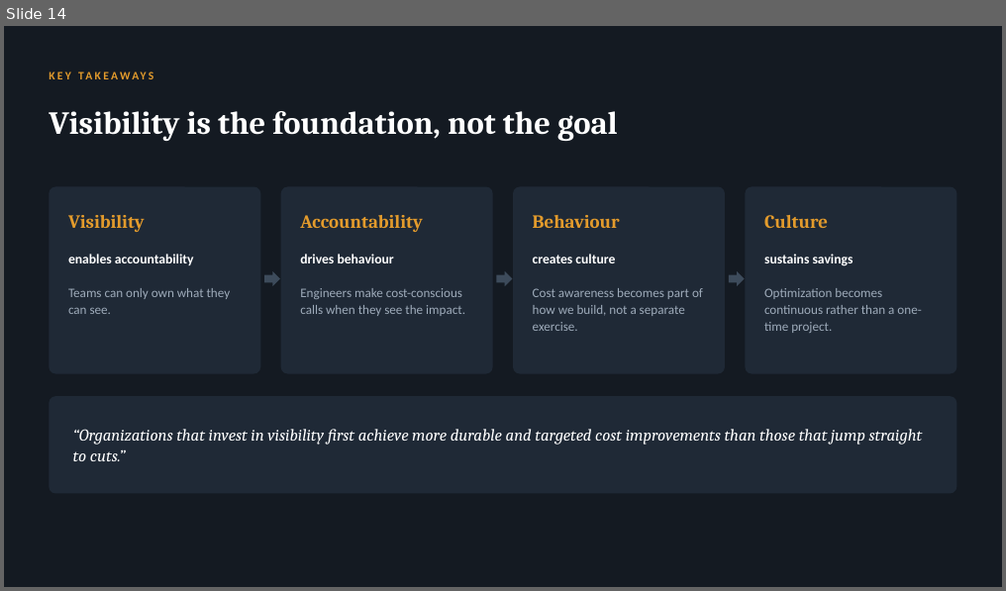
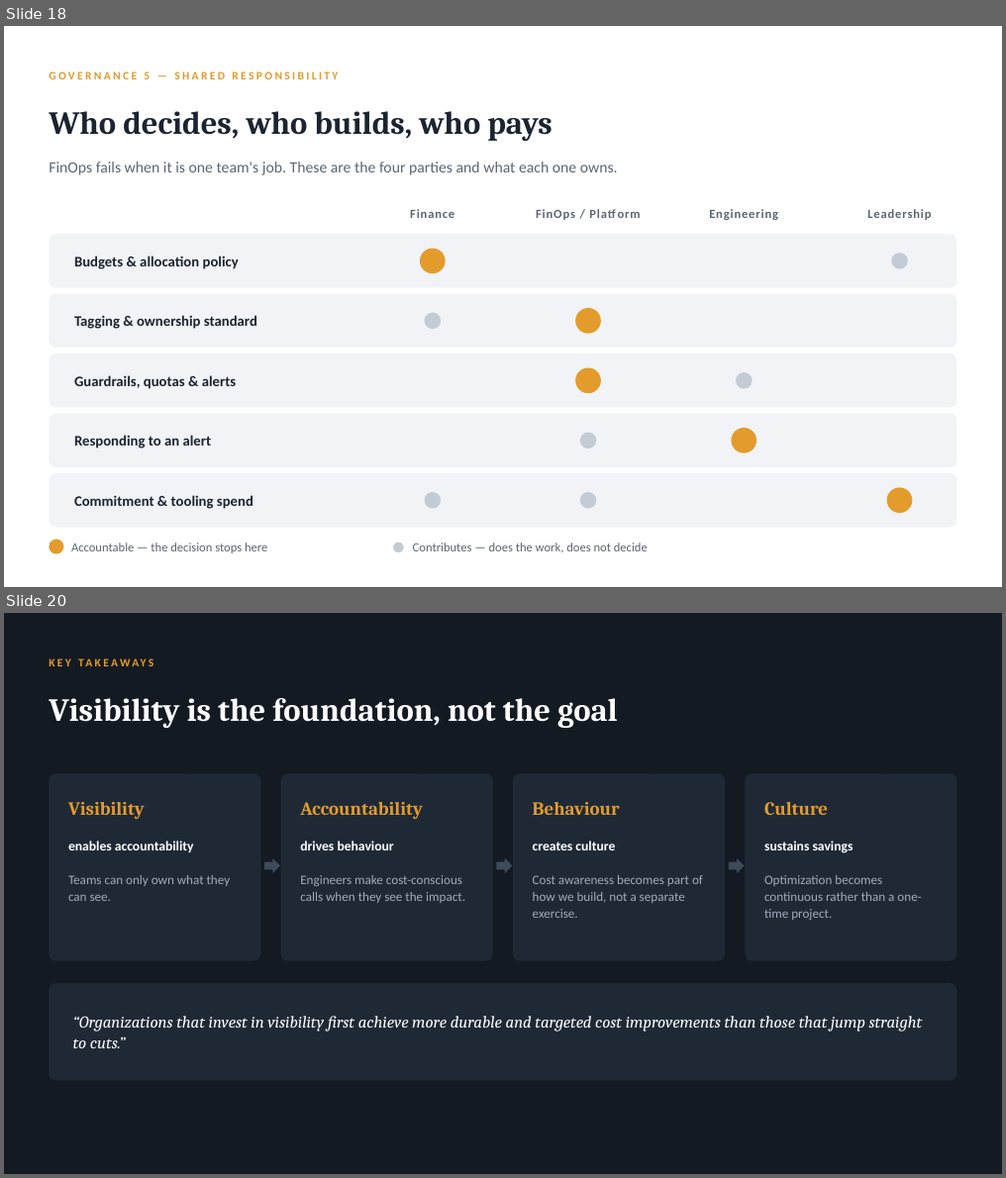
Before and after one commit to arielga5-code/Finops, a slide deck: presentations/finops-gaining-visibility.pptx. Shown one above the other, each under a label of ours: slide 14 before the commit, slides 18 and 20 after it; the slides between them are not shown. The pictures are 1006x591 and 1006x1178 pixels, drawn with LibreOffice and Linux fonts; fonts in the diff are those of the drawing. Boxes give left, top, right and bottom in pixels: in the first picture for what was removed or moved away, otherwise in the second. Text is boxed around its words. In the diff, an @@ line names an element or a change of style, - is before the commit and + after.

```diff
--- a/presentations/finops-gaining-visibility.pptx
+++ b/presentations/finops-gaining-visibility.pptx
@@ slide 18 added at (4, 26, 1002, 587), background #FFFFFF @@
@@ text added at (49, 72, 338, 79), 11 pt, text #E39B2C, bold @@
+GOVERNANCE 5 — SHARED RESPONSIBILITY
@@ text added at (49, 111, 552, 141), 31 pt, text #1B2430, bold @@
+Who decides, who builds, who pays
@@ text added at (49, 162, 618, 175), 15 pt, text #5C6675 @@
+FinOps fails when it is one team's job. These are the four parties and what each one owns.
@@ text added at (410, 209, 454, 218), 12 pt, text #5C6675, bold @@
+Finance
@@ text added at (536, 209, 575, 220), 12 pt, text #5C6675, bold @@
+FinOps / Platform
@@ text added at (709, 209, 778, 220), 12 pt, text #5C6675, bold @@
+Engineering
@@ text added at (867, 209, 931, 220), 12 pt, text #5C6675, bold @@
+Leadership
@@ rounded rectangle added at (49, 234, 957, 288), fill #F1F3F6 @@
@@ text added at (74, 256, 239, 270), 14 pt, text #1B2430, bold @@
+Budgets & allocation policy
@@ ellipse added at (420, 249, 445, 274), fill #E39B2C @@
@@ ellipse added at (892, 253, 908, 270), fill #C3CBD5 @@
@@ rounded rectangle added at (49, 294, 957, 348), fill #F1F3F6 @@
@@ text added at (74, 315, 257, 329), 14 pt, text #1B2430, bold @@
+Tagging & ownership standard
@@ ellipse added at (425, 313, 442, 329), fill #C3CBD5 @@
@@ ellipse added at (575, 308, 601, 334), fill #E39B2C @@
@@ rounded rectangle added at (49, 354, 957, 408), fill #F1F3F6 @@
@@ text added at (74, 375, 236, 389), 14 pt, text #1B2430, bold @@
+Guardrails, quotas & alerts
@@ ellipse added at (575, 369, 601, 393), fill #E39B2C @@
@@ ellipse added at (737, 372, 752, 389), fill #C3CBD5 @@
@@ rounded rectangle added at (49, 414, 957, 468), fill #F1F3F6 @@
@@ text added at (74, 435, 212, 449), 14 pt, text #1B2430, bold @@
+Responding to an alert
@@ ellipse added at (580, 433, 597, 449), fill #C3CBD5 @@
@@ ellipse added at (731, 428, 756, 454), fill #E39B2C @@
@@ rounded rectangle added at (49, 473, 957, 528), fill #F1F3F6 @@
@@ text added at (74, 495, 253, 509), 14 pt, text #1B2430, bold @@
+Commitment & tooling spend
@@ ellipse added at (425, 492, 442, 509), fill #C3CBD5 @@
@@ ellipse added at (580, 492, 597, 509), fill #C3CBD5 @@
@@ ellipse added at (887, 488, 912, 513), fill #E39B2C @@
@@ ellipse added at (49, 540, 63, 555), fill #E39B2C @@
@@ text added at (71, 543, 267, 554), 12 pt, text #5C6675 @@
+Accountable — the decision stops here
@@ ellipse added at (393, 543, 404, 553), fill #C3CBD5 @@
@@ text added at (413, 543, 648, 554), 12 pt, text #5C6675 @@
+Contributes — does the work, does not decide
@@ what was slide 14 is now slide 20 @@
```
Also in this commit, not shown: 3 slides changed, 5 other slides added, 9 other files.
